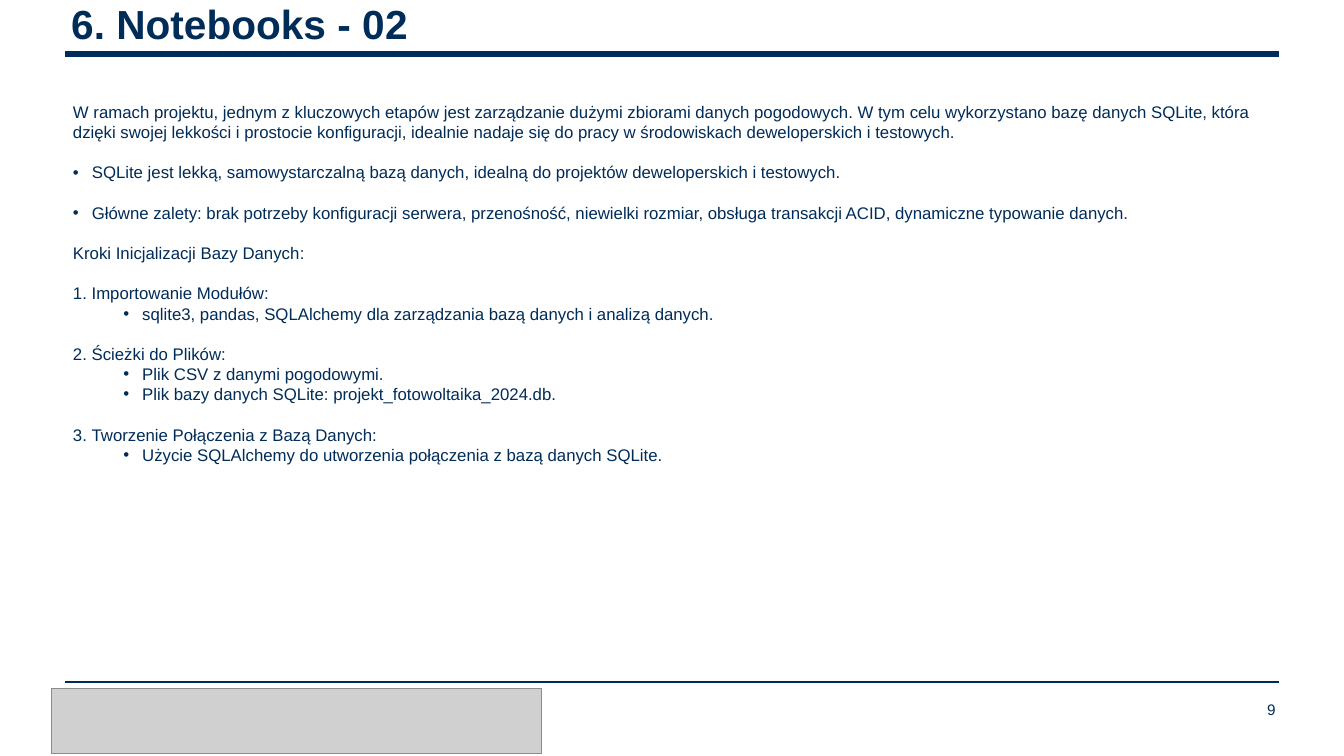
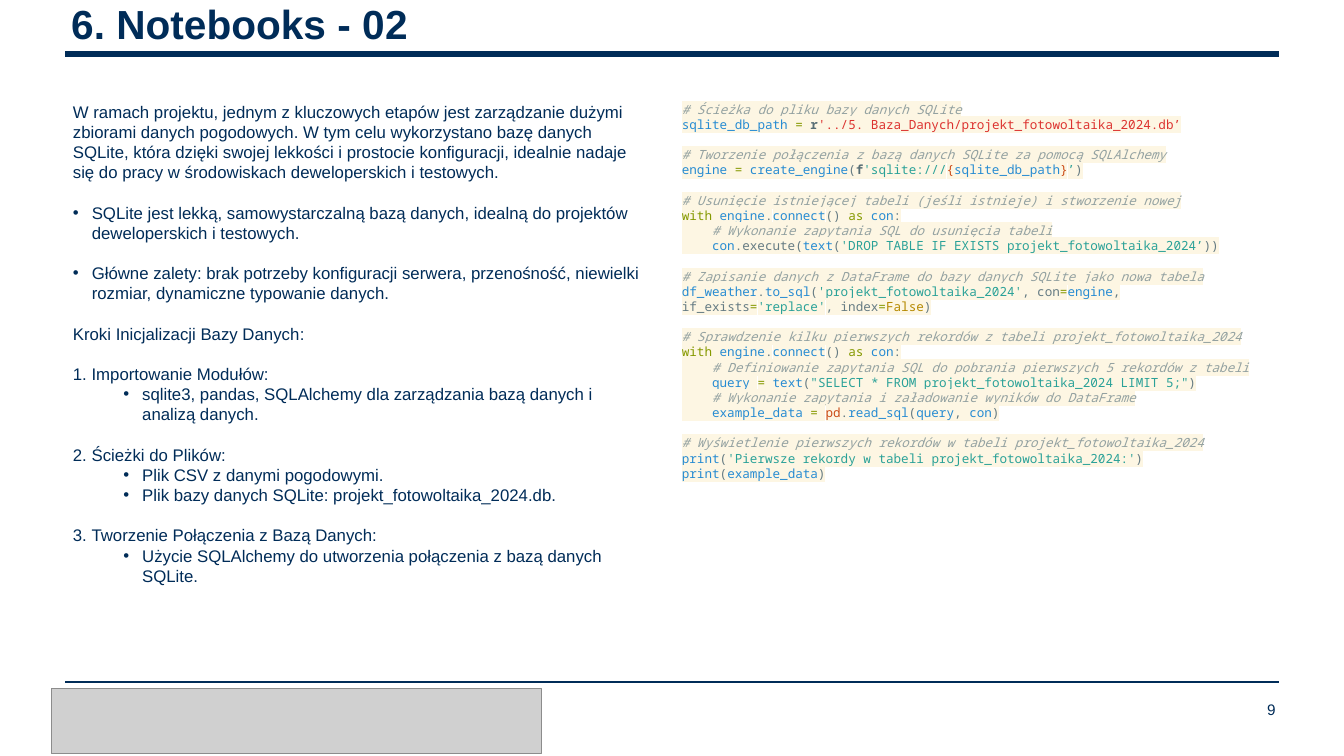
Before and after one commit to BartoszRP/MERITO_ML_Projekt_Fotowoltaika_2024, a slide deck: slide 9 of 6. Docs/Bartosz_Reszka_Piwowarski_Prezentacja.pptx. Drawn at 1344x756 pixels with LibreOffice and Linux fonts; fonts in the diff are those of the drawing; grey boxes stand for pictures; background and template pictures are left out. Boxes give left, top, right and bottom in pixels: in the first picture for what was removed or moved away, otherwise in the second. Text is boxed around its words. In the diff, an @@ line names an element or a change of style, - is before the commit and + after.

```diff
--- a/6. Docs/Bartosz_Reszka_Piwowarski_Prezentacja.pptx
+++ b/6. Docs/Bartosz_Reszka_Piwowarski_Prezentacja.pptx
@@ text added at (682,102,1249,481), 9 pt, text #93A1A1 @@
+# Ścieżka do pliku bazy danych SQLite
+sqlite_db_path = r'../5. Baza_Danych/projekt_fotowoltaika_2024.db’
+# Tworzenie połączenia z bazą danych SQLite za pomocą SQLAlchemy
+engine = create_engine(f'sqlite:///{sqlite_db_path}’)
+# Usunięcie istniejącej tabeli (jeśli istnieje) i stworzenie nowej
+with engine.connect() as con:
+# Wykonanie zapytania SQL do usunięcia tabeli
+con.execute(text('DROP TABLE IF EXISTS projekt_fotowoltaika_2024’))
+# Zapisanie danych z DataFrame do bazy danych SQLite jako nowa tabela
+df_weather.to_sql('projekt_fotowoltaika_2024', con=engine, if_exists='replace', index=False)
+# Sprawdzenie kilku pierwszych rekordów z tabeli projekt_fotowoltaika_2024
+with engine.connect() as con:
+# Definiowanie zapytania SQL do pobrania pierwszych 5 rekordów z tabeli
+query = text("SELECT * FROM projekt_fotowoltaika_2024 LIMIT 5;")
+# Wykonanie zapytania i załadowanie wyników do DataFrame
+example_data = pd.read_sql(query, con)
+# Wyświetlenie pierwszych rekordów w tabeli projekt_fotowoltaika_2024
+print('Pierwsze rekordy w tabeli projekt_fotowoltaika_2024:')
+print(example_data)
@@ text at (92,266,638,303): text changed @@
-• Główne zalety: brak potrzeby konfiguracji serwera, przenośność, niewielki rozmiar, obsługa transakcji ACID, dynamiczne typowanie danych.
+• Główne zalety: brak potrzeby konfiguracji serwera, przenośność, niewielki rozmiar, dynamiczne typowanie danych.
```
Also in this commit, not shown: 2 other files.
